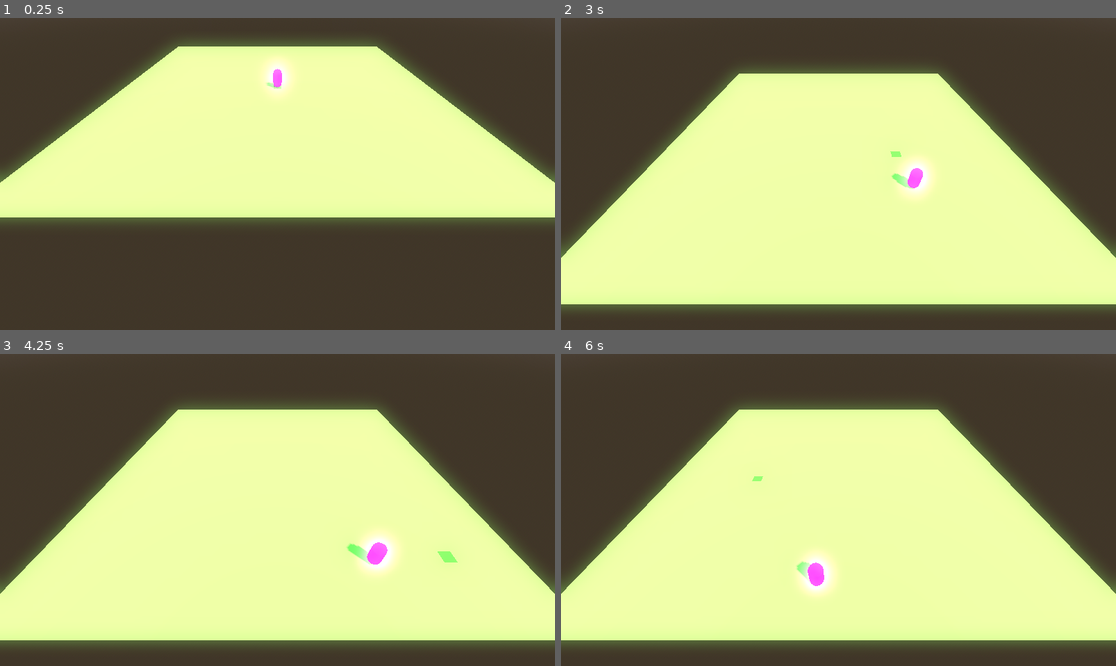
Above: before the commit, frames 1-4 (two rows, left to right).
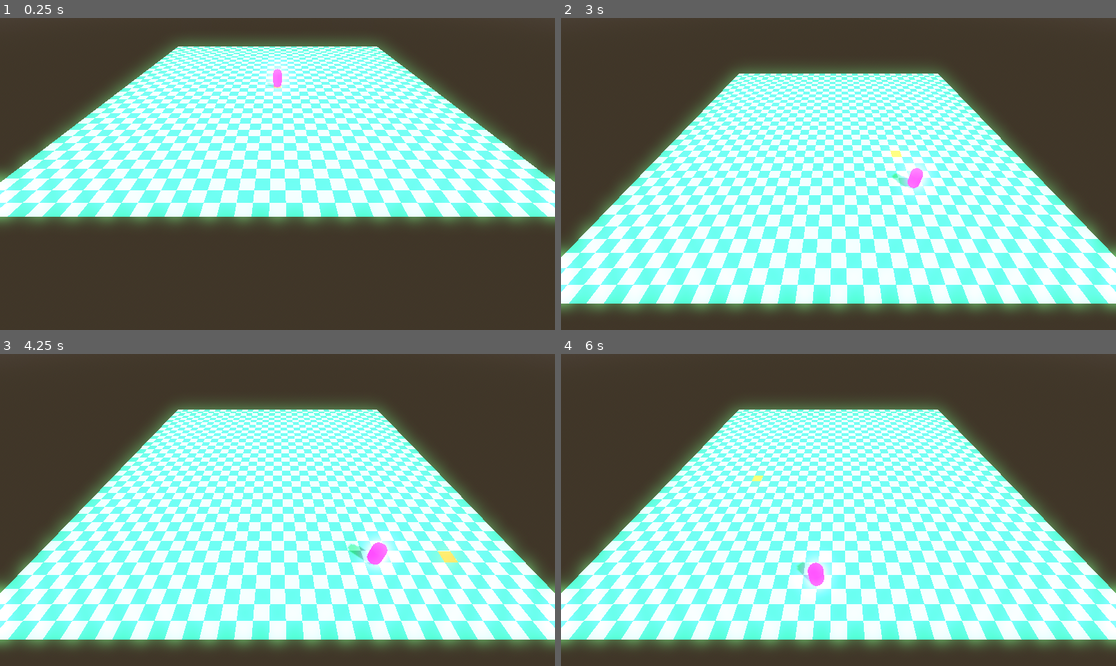
Above: after the commit, the same moments.

Repository: alexandremassaro/power-td
Game: Godot game, scene res://scenes/base_map.tscn
Same seed, same stepped clock (60 frames per second), same inputs: the game is played once before the commit and once after it.
Inputs (mouse positions are in pixels of both pictures, inside the frame that each line leads up to):
- Up to frame 1 (0.25 s): no input
- Up to frame 2 (3 s): tap Enter at 0.5 s; move the mouse to (960, 158) at 0.52 s; hold Right (ui_right) 0.53-1.28 s; right-click (960, 158) at 0.6 s; click (960, 158) at 0.67 s; move the mouse to (727, 189) at 1.27 s; hold Down (ui_down) 1.28-2.03 s; right-click (727, 189) at 1.35 s; click (727, 189) at 1.42 s; move the mouse to (894, 105) at 2.02 s; hold Right (ui_right) 2.03-2.78 s; hold Mouse wheel up (zoom_in) 2.03-2.78 s; click (894, 105) at 2.17 s; right-click (894, 105) at 2.3 s; move the mouse to (810, 236) at 2.77 s; hold Up (ui_up) from 2.78 s (still down); tap Mouse wheel down (zoom_out) at 2.85 s; click (810, 236) at 2.92 s
- Up to frame 3 (4.25 s): right-click (249, 572) at 3.05 s; move the mouse to (444, 556) at 3.52 s; release Up (ui_up) at 3.53 s; hold Left (ui_left) from 3.53 s (still down); right-click (444, 556) at 3.6 s; click (444, 556) at 3.67 s
- Up to frame 4 (6 s): move the mouse to (672, 463) at 4.27 s; right-click (672, 463) at 4.35 s; click (672, 463) at 4.42 s; move the mouse to (866, 510) at 5.02 s; release Left (ui_left) at 5.03 s; hold Down (ui_down) 5.03-5.78 s; hold Mouse wheel up (zoom_in) 5.03-5.78 s; click (866, 510) at 5.17 s; right-click (866, 510) at 5.3 s; move the mouse to (755, 432) at 5.77 s; hold Right (ui_right) from 5.78 s (still down); tap Mouse wheel down (zoom_out) at 5.85 s; click (755, 432) at 5.92 s

The runs differ from the first frame. In frame 1, 41% of the frame differs, in the area x 0-100%, y 9-66%; in frame 2, 55%, in the area x 0-100%, y 17-94%; in frame 3, 55%; in frame 4, 55%.

Commit message:
Checkered pattern shader

Diff:
--- a/scenes/base_map.tscn
+++ b/scenes/base_map.tscn
@@ -13,20 +13,22 @@
 [sub_resource type="ShaderMaterial" id="ShaderMaterial_o23v6"]
 render_priority = 0
 shader = ExtResource("1_3nuxk")
-shader_parameter/albedo_color = Color(0.29803923, 0.75686276, 0.24705882, 1)
+shader_parameter/color1 = Color(0.3102699, 0.9999996, 0.5543926, 1)
+shader_parameter/color2 = Color(0, 0.54901963, 0.3647059, 1)
+shader_parameter/grid_width = 37
+shader_parameter/grid_height = 37
 
 [sub_resource type="QuadMesh" id="QuadMesh_4ww3n"]
+lightmap_size_hint = Vector2i(187, 187)
 material = SubResource("ShaderMaterial_o23v6")
 size = Vector2(37, 37)
 orientation = 1
 
-[sub_resource type="ShaderMaterial" id="ShaderMaterial_yv3mv"]
-render_priority = 0
-shader = ExtResource("1_3nuxk")
-shader_parameter/albedo_color = Color(0.12833649, 0.33872536, 0.10488608, 1)
+[sub_resource type="StandardMaterial3D" id="StandardMaterial3D_yv3mv"]
+albedo_color = Color(1, 0.21568628, 0, 0.6901961)
 
 [sub_resource type="QuadMesh" id="QuadMesh_ejtyh"]
-material = SubResource("ShaderMaterial_yv3mv")
+material = SubResource("StandardMaterial3D_yv3mv")
 center_offset = Vector3(0, 0.001, 0)
 orientation = 1
 
@@ -65,10 +67,12 @@
 shape = SubResource("BoxShape3D_3nuxk")
 
 [node name="FloorMesh" type="MeshInstance3D" parent="Floor"]
+transform = Transform3D(1, 0, 0, 0, 1, 0, 0, 0, 1, 0.010665894, 0.022812843, -0.014680624)
 mesh = SubResource("QuadMesh_4ww3n")
 skeleton = NodePath("../..")
 
 [node name="HighlightMesh" type="MeshInstance3D" parent="Floor"]
+transform = Transform3D(1, 0, 0, 0, 1, 0, 0, 0, 1, 0, 0.03, 0)
 mesh = SubResource("QuadMesh_ejtyh")
 skeleton = NodePath("../..")
 
--- a/scripts/floor.gd
+++ b/scripts/floor.gd
@@ -1,7 +1,7 @@
 class_name Floor
 extends StaticBody3D
 
-signal move_to(destination: Vector2)
+signal move_to(destination: Vector2i)
 
 
 func _input_event(camera: Camera3D, event: InputEvent, event_position: Vector3, normal: Vector3, shape_idx: int) -> void:
@@ -17,12 +17,12 @@
 		var grid_pos = grid_manager.world_to_grid(adjusted_position)
 		var world_pos = grid_manager.grid_to_world(grid_pos)
 
-		get_node("HighlightMesh").position = Vector3(world_pos.x, 0.001, world_pos.y)
+		get_node("HighlightMesh").position = Vector3(world_pos.x, 0.03, world_pos.y)
 
 func click_to_move(event_position: Vector3):
-	var destination : Vector2 = Vector2.ZERO
+	var destination : Vector2i = Vector2i.ZERO
+	var grid_manager : GridManager = get_parent().get_node("GridManager") as GridManager
 
-	destination.x = global_position.x + event_position.x
-	destination.y = global_position.z + event_position.z
+	destination = grid_manager.world_to_grid(Vector2(event_position.x, event_position.z))
 
 	move_to.emit(destination)
--- a/shaders/base_floor.gdshader
+++ b/shaders/base_floor.gdshader
@@ -1,18 +1,16 @@
 shader_type spatial;
 
-uniform vec4 albedo_color : source_color = vec4(1.0, 0.0, 1.0, 1.0);
-
-void vertex() {
-	// Called for every vertex the material is visible on.
-}
+uniform vec4 color1 : source_color = vec4(1.0, 1.0, 1.0, 1.0);
+uniform vec4 color2 : source_color = vec4(0.0, 0.0, 0.0, 1.0);
+uniform int grid_width : hint_range(1, 100) = 37;  // Células na largura
+uniform int grid_height : hint_range(1, 100) = 37; // Células na altura
 
 void fragment() {
-	// Called for every pixel the material is visible on.
+    // Escala UV pelo tamanho da grid
+    vec2 uv = UV * vec2(float(grid_width), float(grid_height));
 
-	ALBEDO = albedo_color.rgb;
+    // Padrão xadrez
+    float pattern = mod(floor(uv.x) + floor(uv.y), 2.0);
+
+    ALBEDO = mix(color1.rgb, color2.rgb, pattern);
 }
-
-//void light() {
-//	// Called for every pixel for every light affecting the material.
-//	// Uncomment to replace the default light processing function with this one.
-//}
Binary file added: assets/images/checker.png
